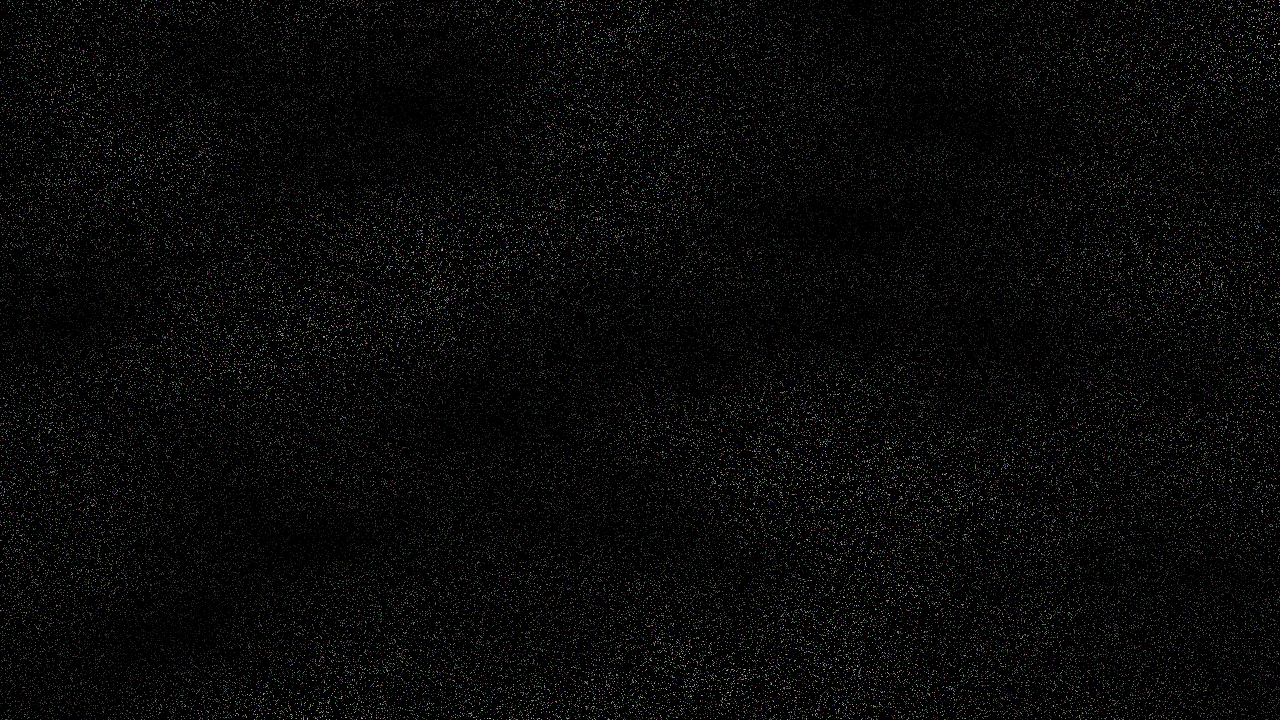
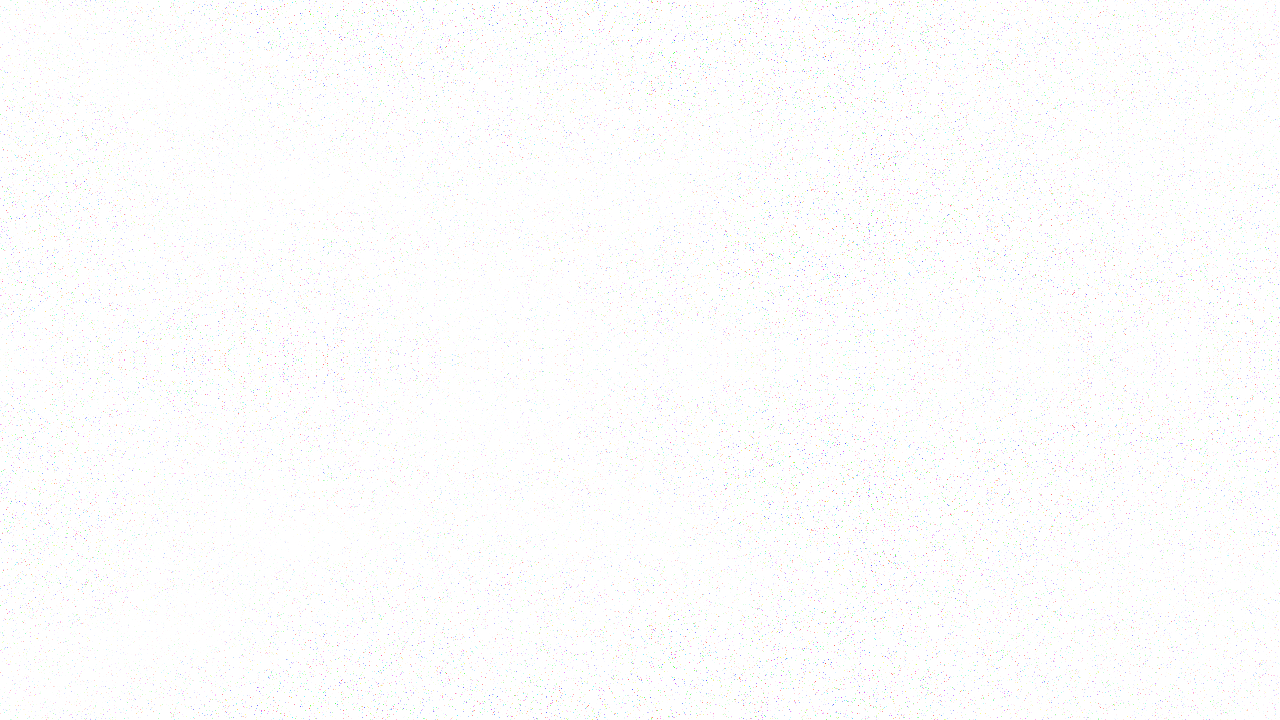
Comparing the layer stacks of the two 1280 x 720 images. Changes:
removed layer "Lines Rough" (was multiply) over [0,0,1280,720]
painted on "Background" over [0,0,1280,720]
